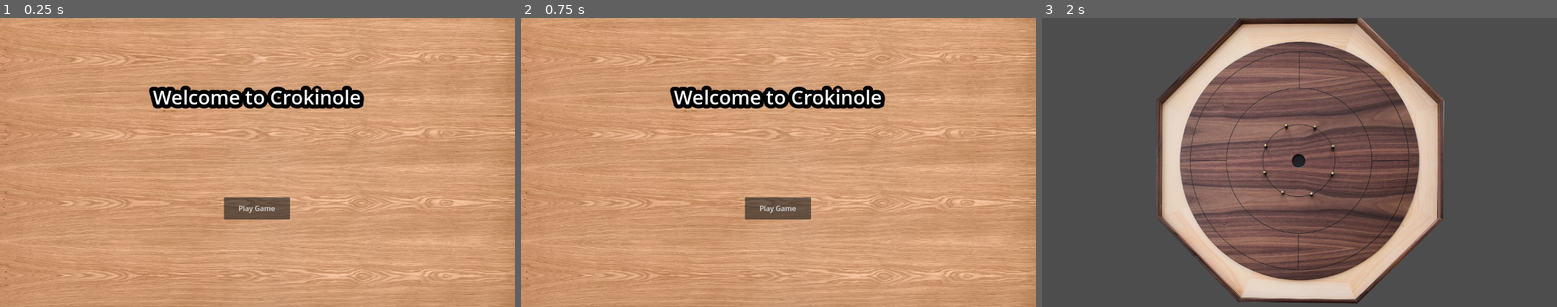
Above: before the commit, frames 1-3 (left to right).
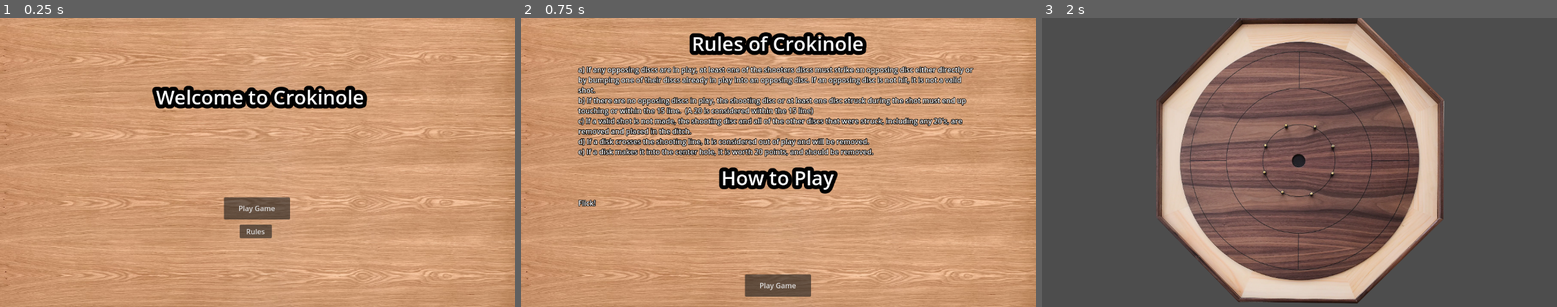
Above: after the commit, the same moments.

Repository: WadeCanavan/Crokinole
Game: Godot game, scene res://Scenes/Title.tscn
Two runs of this game, one before a commit and one after it. Both use one fixed random seed, a clock stepped at 60 frames per second and the inputs below.
Inputs (mouse positions are in pixels of both pictures, inside the frame that each line leads up to):
- Up to frame 1 (0.25 s): no input
- Up to frame 2 (0.75 s): click (778, 231) at 0.5 s, where only the run after the commit has a clickable "Rules"
- Up to frame 3 (2 s): click "Play Game" at 1.25 s

The runs differ from the first frame. In frame 1, 2.1% of the frame differs, in the area x 28-72%, y 23-77%; in frame 2, 17%, in the area x 11-88%, y 4-97%; in frame 3, nothing differs.

Commit message:
Title Revisions
Added a button to title to take you to rules.

Diff:
--- a/Scenes/Title.gd
+++ b/Scenes/Title.gd
@@ -11,5 +11,12 @@
 	pass
 
 
+
+
 func _on_play_game_button_pressed():
 	get_tree().change_scene_to_file("res://Scenes/main.tscn")
+
+
+
+func _on_help_button_pressed():
+	get_tree().change_scene_to_file("res://Scenes/Help.tscn")
--- a/Scenes/Title.tscn
+++ b/Scenes/Title.tscn
@@ -38,11 +38,26 @@
 grow_vertical = 2
 text = "Play Game"
 
+[node name="HelpButton" type="Button" parent="."]
+layout_mode = 1
+anchors_preset = -1
+anchor_left = 0.435
+anchor_top = 0.62
+anchor_right = 0.563
+anchor_bottom = 0.698
+offset_left = 34.88
+offset_top = 61.24
+offset_right = -40.576
+offset_bottom = 41.696
+grow_horizontal = 2
+grow_vertical = 2
+text = "Rules"
+
 [node name="WelcomeLAbel" type="RichTextLabel" parent="."]
 layout_mode = 0
-offset_left = 273.0
+offset_left = 280.0
 offset_top = 146.0
-offset_right = 881.0
+offset_right = 888.0
 offset_bottom = 214.0
 theme_override_colors/default_color = Color(0.988235, 0.988235, 0.988235, 1)
 theme_override_colors/font_outline_color = Color(0, 0, 0, 1)
@@ -52,3 +67,4 @@
 shortcut_keys_enabled = false
 
 [connection signal="pressed" from="PlayGameButton" to="." method="_on_play_game_button_pressed"]
+[connection signal="pressed" from="HelpButton" to="." method="_on_help_button_pressed"]
